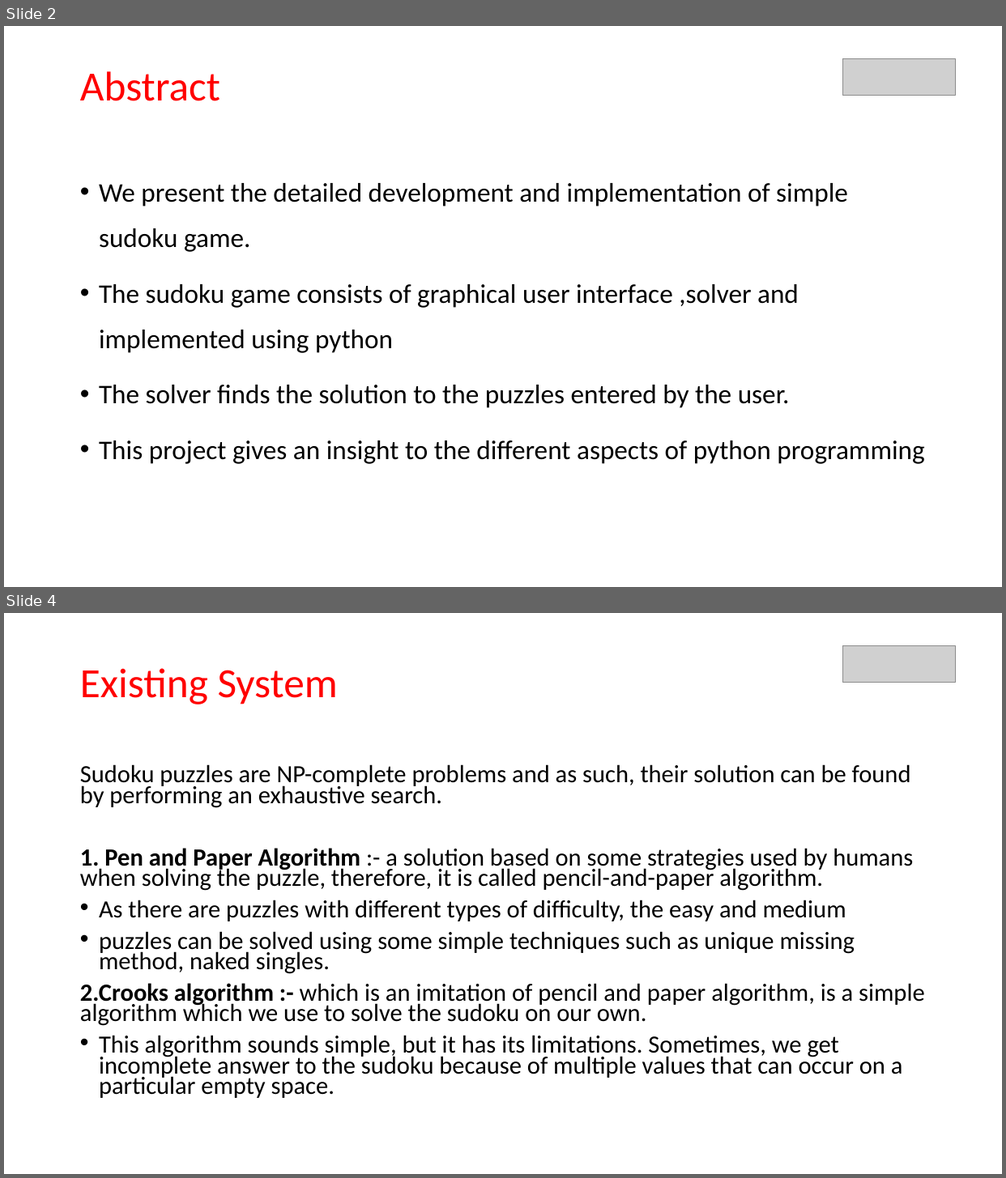
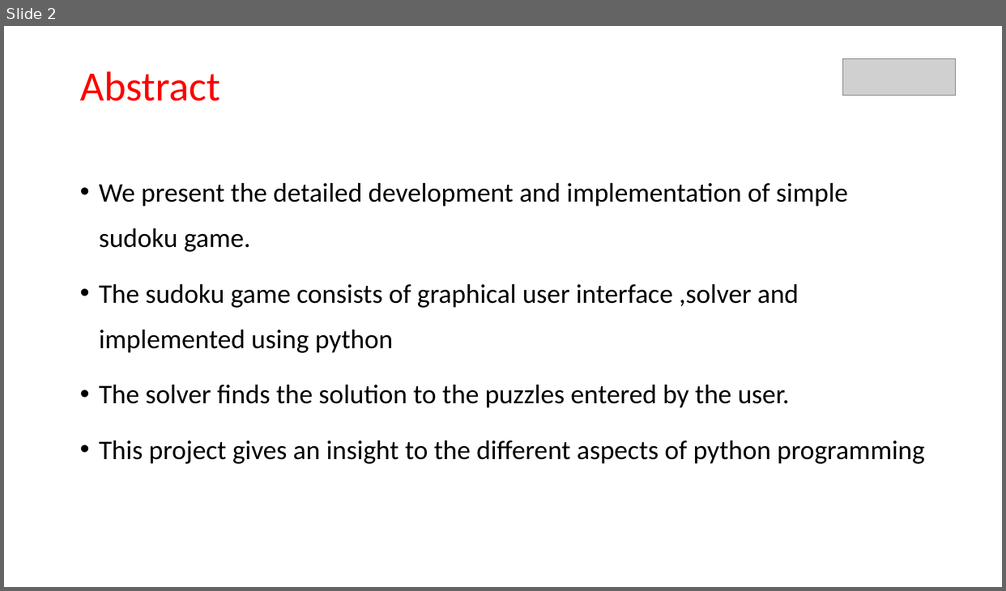
Before and after one commit to KL-HYD/SudokuSolver, a slide deck: DAA_FINAL.pptx. Shown one above the other, each under a label of ours: slides 2 and 4 before the commit, slide 2 after it; the slides between them are not shown. The pictures are 1006x1178 and 1006x591 pixels, drawn with LibreOffice and Linux fonts; fonts in the diff are those of the drawing; grey boxes stand for pictures. Boxes give left, top, right and bottom in pixels: in the first picture for what was removed or moved away, otherwise in the second. Text is boxed around its words. In the diff, an @@ line names an element or a change of style, - is before the commit and + after.

```diff
--- a/DAA_FINAL.pptx
+++ b/DAA_FINAL.pptx
@@ slide 4 removed at (4,613,1002,1174), background #FFFFFF @@
@@ picture removed at (842,646,955,683) @@
@@ title removed at (80,668,338,705) @@
-Existing System
@@ text removed at (80,764,925,1098) @@
-Sudoku puzzles are NP-complete problems and as such, their solution can be found by performing an exhaustive search.
-1. Pen and Paper Algorithm :- a solution based on some strategies used by humans when solving the puzzle, therefore, it is called pencil-and-paper algorithm.
-• As there are puzzles with different types of difficulty, the easy and medium
-• puzzles can be solved using some simple techniques such as unique missing method, naked singles.
-2.Crooks algorithm :- which is an imitation of pencil and paper algorithm, is a simple algorithm which we use to solve the sudoku on our own.
-• This algorithm sounds simple, but it has its limitations. Sometimes, we get incomplete answer to the sudoku because of multiple values that can occur on a particular empty space.
```
Also in this commit, not shown: 3 slides changed, 3 slides added, 1 other slide removed, 1 other file.
